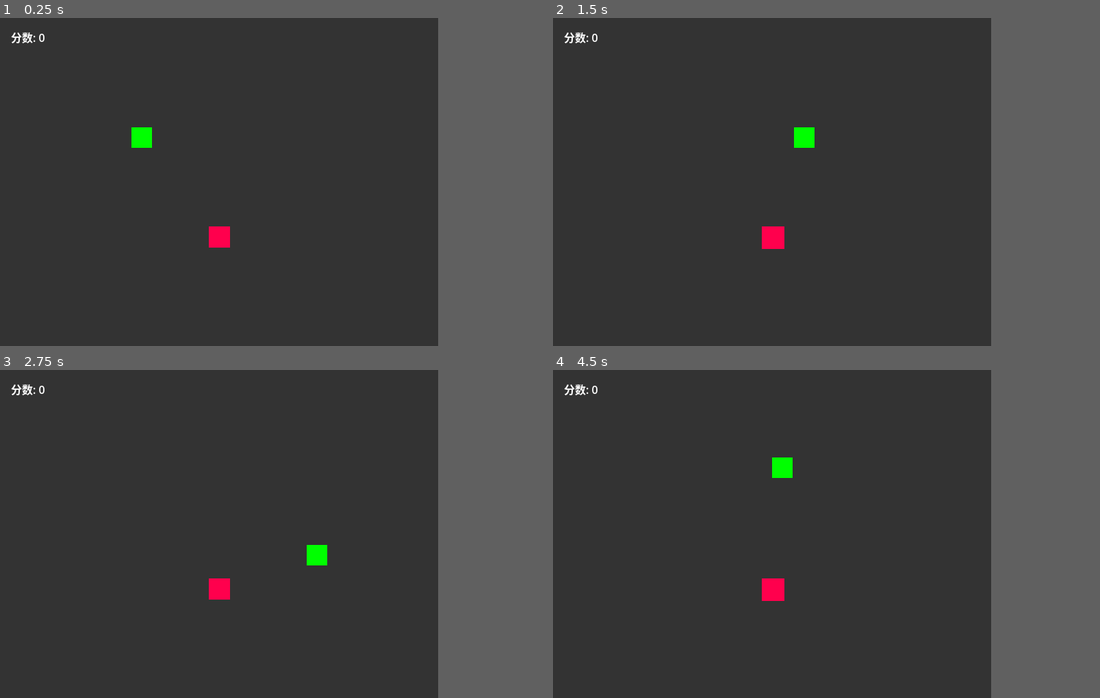
Above: before the commit, frames 1-4 (two rows, left to right).
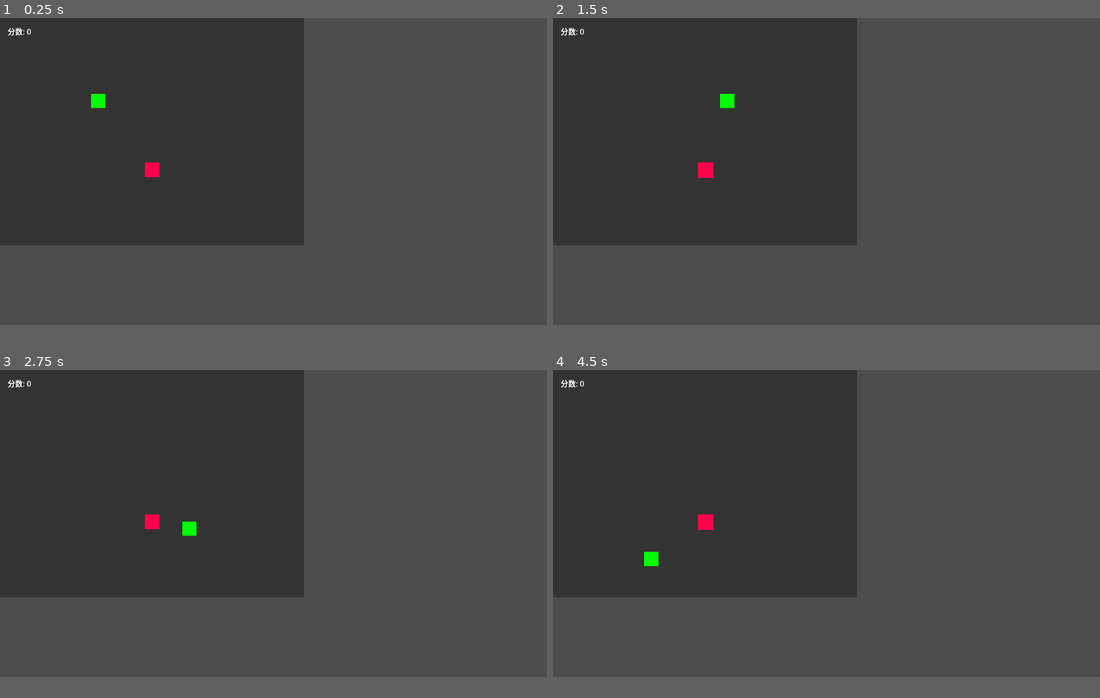
Above: after the commit, the same moments.

Repository: ct-zh/snake
Game: Godot game, scene res://scenes/Main.tscn
Two runs of this game, one before a commit and one after it. Both use one fixed random seed, a clock stepped at 60 frames per second and the inputs below.
Inputs:
- Up to frame 1 (0.25 s): no input
- Up to frame 2 (1.5 s): hold Right (ui_right) 0.53-1.28 s; tap A (a, bound only after the commit) at 0.6 s; tap D (d, bound only after the commit) at 0.8, 1.35 s; hold Down (ui_down) from 1.28 s (still down)
- Up to frame 3 (2.75 s): tap S (s, bound only after the commit) at 1.55, 2.1 s; release Down (ui_down) at 2.03 s; hold Right (ui_right) from 2.03 s (still down); tap W (w, bound only after the commit) at 2.3 s
- Up to frame 4 (4.5 s): release Right (ui_right) at 2.78 s; hold Up (ui_up) 2.78-3.53 s; tap W (w, bound only after the commit) at 2.85 s; tap A (a, bound only after the commit) at 3.05, 3.6 s; hold Left (ui_left) from 3.53 s (still down); tap D (d, bound only after the commit) at 3.8, 4.35 s
The window is 640x480 before the commit and 799x449 after it. Grey fills any space a smaller window leaves; there, only what the larger window draws over its background counts as a difference.

The runs differ from the first frame. In frame 1, 37% of the frame differs, in the area x 0-81%, y 0-94%; in frame 2, 37%; in frame 3, 37%; in frame 4, 37%.

Commit message:
fix: the second collision of food, not incr the length of the Snake

Diff:
--- a/project.godot
+++ b/project.godot
@@ -10,12 +10,29 @@
 
 [application]
 
-config/name="snake"
+config/name="Snake Game"
 run/main_scene="res://scenes/Main.tscn"
-config/features=PackedStringArray("4.3", "Forward Plus")
-config/icon="res://icon.svg"
+config/features=PackedStringArray("4.3")
 
-[display]
+[input]
 
-window/size/viewport_width=640
-window/size/viewport_height=480
+w={
+"deadzone": 0.5,
+"events": [Object(InputEventKey,"resource_local_to_scene":false,"resource_name":"","device":0,"window_id":0,"alt_pressed":false,"shift_pressed":false,"ctrl_pressed":false,"meta_pressed":false,"pressed":false,"keycode":0,"physical_keycode":87,"key_label":0,"unicode":0,"location":0,"echo":false,"script":null)
+]
+}
+s={
+"deadzone": 0.5,
+"events": [Object(InputEventKey,"resource_local_to_scene":false,"resource_name":"","device":0,"window_id":0,"alt_pressed":false,"shift_pressed":false,"ctrl_pressed":false,"meta_pressed":false,"pressed":false,"keycode":0,"physical_keycode":83,"key_label":0,"unicode":0,"location":0,"echo":false,"script":null)
+]
+}
+a={
+"deadzone": 0.5,
+"events": [Object(InputEventKey,"resource_local_to_scene":false,"resource_name":"","device":0,"window_id":0,"alt_pressed":false,"shift_pressed":false,"ctrl_pressed":false,"meta_pressed":false,"pressed":false,"keycode":0,"physical_keycode":65,"key_label":0,"unicode":0,"location":0,"echo":false,"script":null)
+]
+}
+d={
+"deadzone": 0.5,
+"events": [Object(InputEventKey,"resource_local_to_scene":false,"resource_name":"","device":0,"window_id":0,"alt_pressed":false,"shift_pressed":false,"ctrl_pressed":false,"meta_pressed":false,"pressed":false,"keycode":0,"physical_keycode":68,"key_label":0,"unicode":0,"location":0,"echo":false,"script":null)
+]
+}
--- a/scenes/Food.gd
+++ b/scenes/Food.gd
@@ -1,19 +1,22 @@
 extends Node2D
 
+var cell_size = 32  # 添加网格大小变量
+var food_rect: ColorRect
+
 func _ready():
-	var food = ColorRect.new()
-	food.size = Vector2(30, 30)
-	food.color = Color(1, 0, 0.3)
-	food.position = Vector2(-15, -15)
+	food_rect = ColorRect.new()
+	food_rect.size = Vector2(30, 30)  # 稍小于格子大小，留出边框
+	food_rect.color = Color(1, 0, 0.3)  # 粉红色
+	food_rect.position = Vector2(-15, -15)  # 居中显示
+	add_child(food_rect)
 
+	# 创建呼吸动画效果
 	var tween = create_tween()
-	tween.tween_property(food, "scale", Vector2(1.1, 1.1), 0.5)
-	tween.tween_property(food, "scale", Vector2(1.0, 1.0), 0.5)
+	tween.tween_property(food_rect, "scale", Vector2(1.1, 1.1), 0.5)
+	tween.tween_property(food_rect, "scale", Vector2(1.0, 1.0), 0.5)
 	tween.set_loops()
 
-	add_child(food)
-
-func place_food(pos):
-	print("Placing food at grid position: ", pos)
-	position = pos * 32
-	print("Final food position: ", position)
+func place_food(grid_pos):
+	# 将网格坐标转换为实际位置
+	position = grid_pos * cell_size
+	print("食物放置在网格坐标：", grid_pos, "，实际位置：", position)
--- a/scenes/Main.gd
+++ b/scenes/Main.gd
@@ -9,25 +9,37 @@
 
 func _ready():
 	randomize()  # 初始化随机数生成器
-	# 添加UI
-	var ui = UI.instantiate()
-	add_child(ui)
 
+	# 按顺序添加各个节点
 	spawn_snake()
 	spawn_food()
+	spawn_ui()
 
 func spawn_snake():
 	var snake_instance = Snake.instantiate()
-	add_child(snake_instance)
+	$GameArea.add_child(snake_instance)
+	snake_instance.name = "Snake"  # 设置固定名称便于查找
 
 func spawn_food():
+	print("开始初始化食物：")
 	var food_instance = Food.instantiate()
+	food_instance.name = "Food"  # 设置固定名称便于查找
 	var valid_position = get_random_position()
-	food_instance.place_food(valid_position)
-	add_child(food_instance)
+	$GameArea.add_child(food_instance)  # 添加到游戏区域节点
+	food_instance.place_food(valid_position)  # 再设置位置
+	print("食物已生成：", food_instance.name, " 位置：", valid_position)
+
+func spawn_ui():
+	print("开始初始化UI：")
+	var ui_instance = UI.instantiate()
+	ui_instance.name = "UI"  # 设置固定名称便于查找
+	$UILayer.add_child(ui_instance)  # 添加到UI层
+	# 初始化分数
+	ui_instance.update_score(0)
+	print("UI已生成：", ui_instance.name)
 
 func get_random_position():
-	var snake = get_node("Snake")
+	var snake = $GameArea/Snake
 	var pos
 	var valid = false
 
--- a/scenes/Main.tscn
+++ b/scenes/Main.tscn
@@ -5,6 +5,14 @@
 [node name="Main" type="Node2D"]
 script = ExtResource("1_xxxxx")
 
-[node name="ColorRect" type="ColorRect" parent="."]
-custom_minimum_size = Vector2(640, 480)
+[node name="Background" type="ColorRect" parent="."]
+z_index = -1
+offset_right = 640.0
+offset_bottom = 480.0
 color = Color(0.2, 0.2, 0.2, 1)
+
+[node name="GameArea" type="Node2D" parent="."]
+z_index = 0
+
+[node name="UILayer" type="CanvasLayer" parent="."]
+layer = 1
--- a/scenes/Snake.gd
+++ b/scenes/Snake.gd
@@ -10,6 +10,7 @@
 # 添加网格相关变量
 var cell_size = 32
 var grid_size = Vector2(20, 15)
+var collision_tolerance = 0.3  # 碰撞容差，值越大越容易触发碰撞
 
 # 添加音效
 var eat_sound
@@ -41,13 +42,13 @@
 func _process(delta):
 	# 改进方向控制，防止反向移动
 	var new_direction = direction
-	if Input.is_action_just_pressed("ui_up") and last_direction != Vector2.DOWN:
+	if (Input.is_action_just_pressed("ui_up") or Input.is_action_just_pressed("w")) and last_direction != Vector2.DOWN:
 		new_direction = Vector2.UP
-	elif Input.is_action_just_pressed("ui_down") and last_direction != Vector2.UP:
+	elif (Input.is_action_just_pressed("ui_down") or Input.is_action_just_pressed("s")) and last_direction != Vector2.UP:
 		new_direction = Vector2.DOWN
-	elif Input.is_action_just_pressed("ui_left") and last_direction != Vector2.RIGHT:
+	elif (Input.is_action_just_pressed("ui_left") or Input.is_action_just_pressed("a")) and last_direction != Vector2.RIGHT:
 		new_direction = Vector2.LEFT
-	elif Input.is_action_just_pressed("ui_right") and last_direction != Vector2.LEFT:
+	elif (Input.is_action_just_pressed("ui_right") or Input.is_action_just_pressed("d")) and last_direction != Vector2.LEFT:
 		new_direction = Vector2.RIGHT
 
 	direction = new_direction
@@ -57,6 +58,12 @@
 		move_timer = 0
 		move()
 		last_direction = direction
+
+func is_close_enough(pos1: Vector2, pos2: Vector2) -> bool:
+	# 计算两点之间的距离
+	var distance = (pos1 - pos2).length()
+	# 如果距离小于格子大小乘以容差，则认为足够接近
+	return distance < cell_size * collision_tolerance
 
 func move():
 	var new_head_pos = body[0].position / cell_size + direction
@@ -68,25 +75,44 @@
 		return
 
 	# 检查食物碰撞
-	var food = get_node("/root/Main/Food")
+	var food = get_node("/root/Main/GameArea/Food")
 	if food:
 		var food_pos = food.position / cell_size  # 将食物位置转换为网格坐标
 		var head_pos = new_head_pos  # 蛇头网格坐标
 
-		# 添加调试打印
-		print("Snake head position: ", head_pos)
-		print("Food position: ", food_pos)
-		print("Raw food position: ", food.position)
+		# 添加详细的调试信息
+		print("\n===== 碰撞检测信息 =====")
+		print("蛇头:")
+		print("  - 网格坐标: ", head_pos)
+		print("  - 实际位置: ", body[0].position if body.size() > 0 else "无")
+		print("  - 下一步网格坐标: ", new_head_pos)
+		print("  - 下一步实际位置: ", new_head_pos * cell_size)
+		print("食物:")
+		print("  - 网格坐标: ", food_pos)
+		print("  - 实际位置: ", food.position)
+		print("  - 网格计算: ", food.position, " / ", cell_size, " = ", food_pos)
+		print("距离差:")
+		print("  - 网格差异: ", head_pos - food_pos)
+		print("  - 实际位置差异: ", (body[0].position if body.size() > 0 else Vector2.ZERO) - food.position)
+		print("  - 碰撞容差: ", collision_tolerance)
 
-		if head_pos == food_pos:  # 直接比较网格坐标
-			print("Collision detected!")  # 添加碰撞确认打印
+		# 使用新的碰撞检测方法
+		if is_close_enough(new_head_pos * cell_size, food.position):
+			print("发生碰撞！蛇吃到食物")
 			growing = true
+			# 先获取父节点的引用，因为在 queue_free 后可能无法访问
+			var main = get_node("/root/Main")
 			food.queue_free()
-			get_parent().spawn_food()
+			# 确保食物被删除后再生成新的
+			await get_tree().create_timer(0.1).timeout
+			if main:
+				main.spawn_food()
 			# 播放吃食物音效
 			eat_sound.play()
 			# 更新分数
-			get_parent().get_node("UI").update_score(body.size())
+			var ui = get_node("/root/Main/UILayer/UI")
+			if ui:
+				ui.update_score(body.size())
 
 	# 移动身体
 	var new_head = create_segment(new_head_pos)
@@ -106,5 +132,7 @@
 
 func game_over():
 	die_sound.play()
-	get_parent().get_node("UI").show_game_over()
+	var ui = get_tree().get_root().get_node("Main/UI")
+	if ui:
+		ui.show_game_over()
 	set_process(false)  # 停止处理输入
